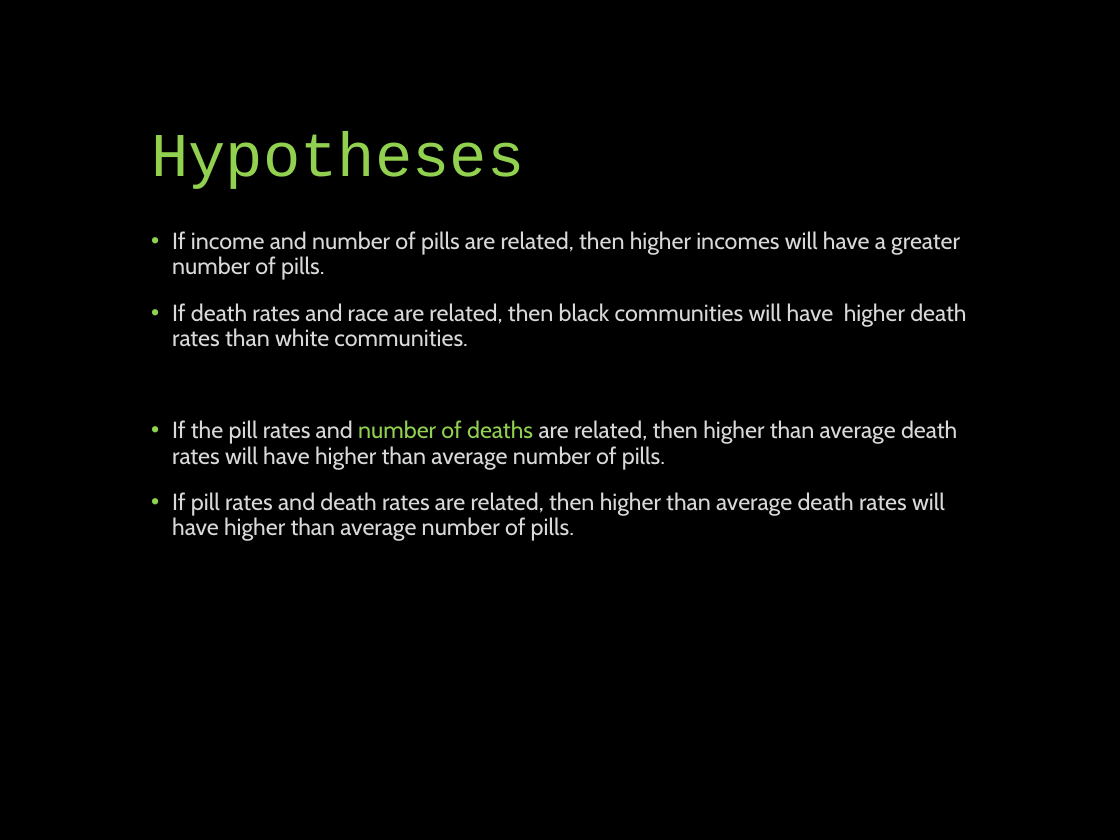
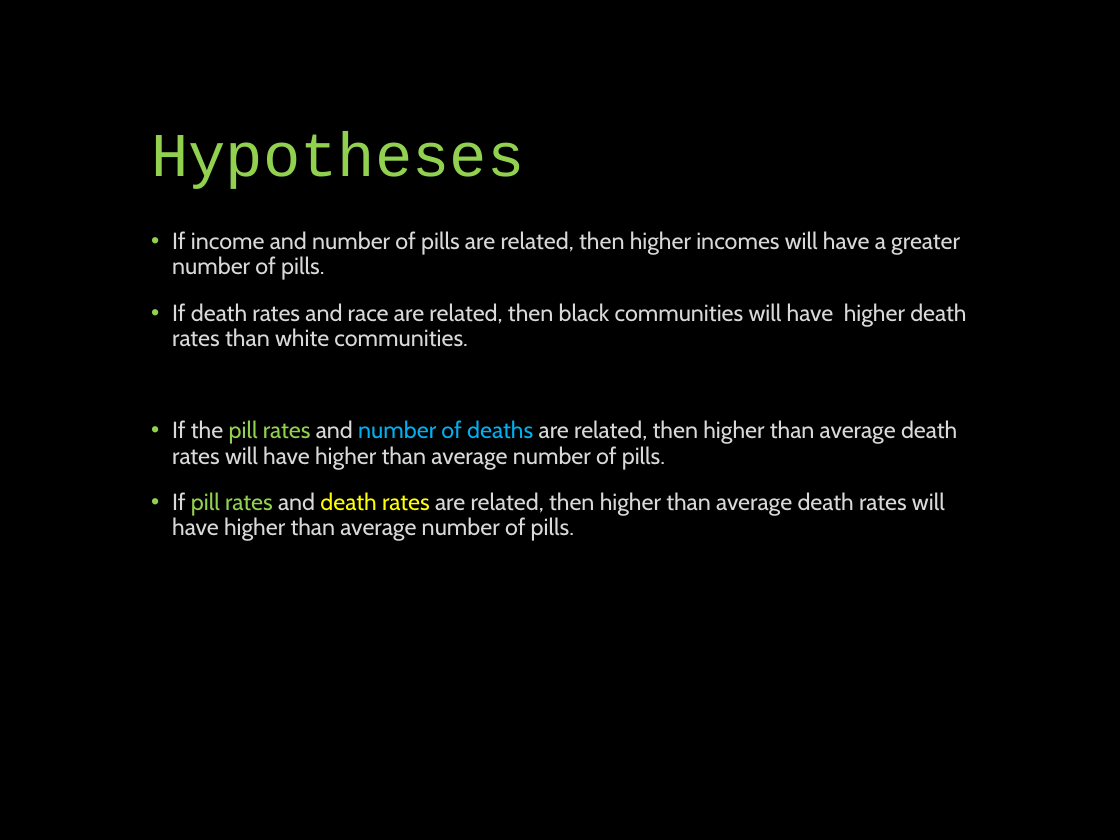
Before and after one commit to davidjaimes/pain-pills-in-the-usa, a slide deck: slide 3 of Prescription Pain Pills.pptx. Drawn at 1120x840 pixels with LibreOffice and Linux fonts; fonts in the diff are those of the drawing. Boxes give left, top, right and bottom in pixels: in the first picture for what was removed or moved away, otherwise in the second. Text is boxed around its words. In the diff, an @@ line names an element or a change of style, - is before the commit and + after.

```diff
--- a/Prescription Pain Pills.pptx
+++ b/Prescription Pain Pills.pptx
@@ text at (172,420,957,541): text colour #D9D9D9 to #92D050 in "pill rates", "pill rates"; text colour #92D050 to #00B0F0 in "number of deaths"; text colour #D9D9D9 to #FFFF00 in "death rates" @@
```
Also in this commit, not shown: 1 other file.
